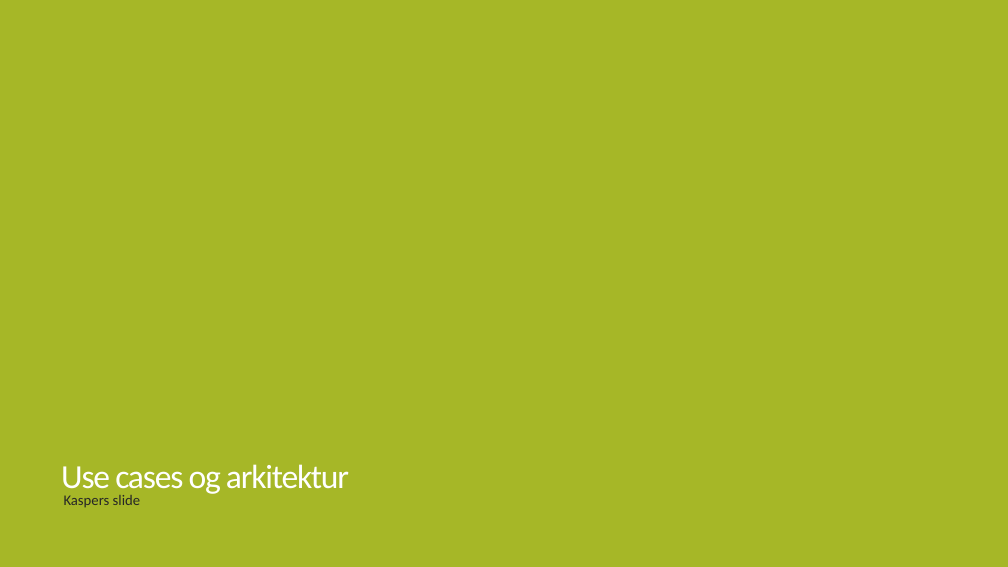
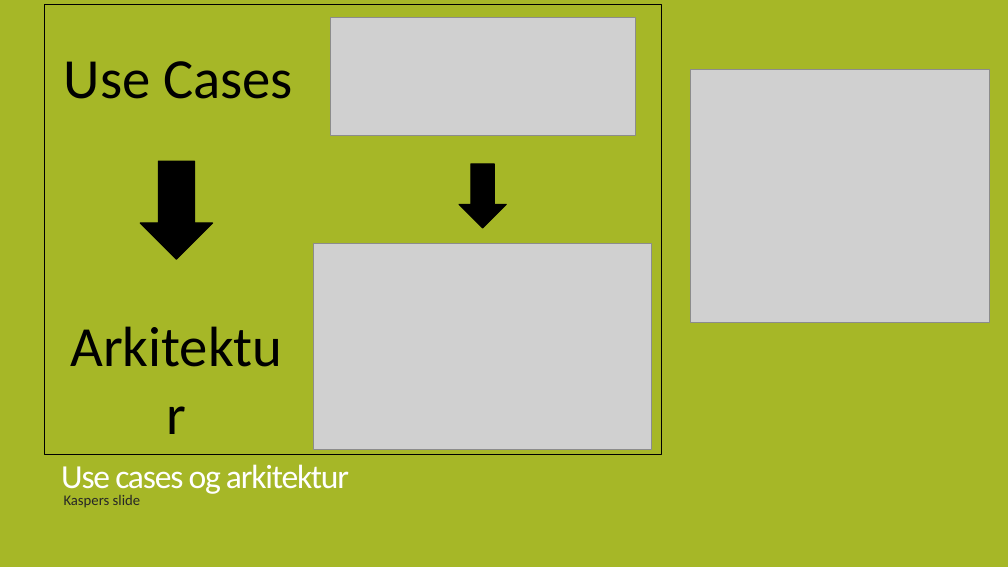
Before and after one commit to CodingBeagle/IHA_3_Semester_Project, a slide deck: slide 6 of Præsentation/Fremlæggelse.pptx. Drawn at 1008x567 pixels with LibreOffice and Linux fonts; fonts in the diff are those of the drawing; grey boxes stand for pictures. Boxes give left, top, right and bottom in pixels: in the first picture for what was removed or moved away, otherwise in the second. Text is boxed around its words. In the diff, an @@ line names an element or a change of style, - is before the commit and + after.

Commit message:
Updated my slide

```diff
--- a/Præsentation/Fremlæggelse.pptx
+++ b/Præsentation/Fremlæggelse.pptx
@@ rectangle added at (x1=44, y1=5, x2=662, y2=455), outline #000000 1 pt @@
@@ picture added at (x1=330, y1=17, x2=635, y2=135) @@
@@ text added at (x1=64, y1=61, x2=293, y2=99), 54 pt, text #000000 @@
+Use Cases
@@ picture added at (x1=691, y1=69, x2=990, y2=323) @@
@@ down arrow added at (x1=140, y1=161, x2=212, y2=259), fill #000000, outline #000000 1 pt @@
@@ down arrow added at (x1=459, y1=164, x2=507, y2=228), fill #000000, outline #000000 1 pt @@
@@ picture added at (x1=314, y1=244, x2=652, y2=450) @@
```
